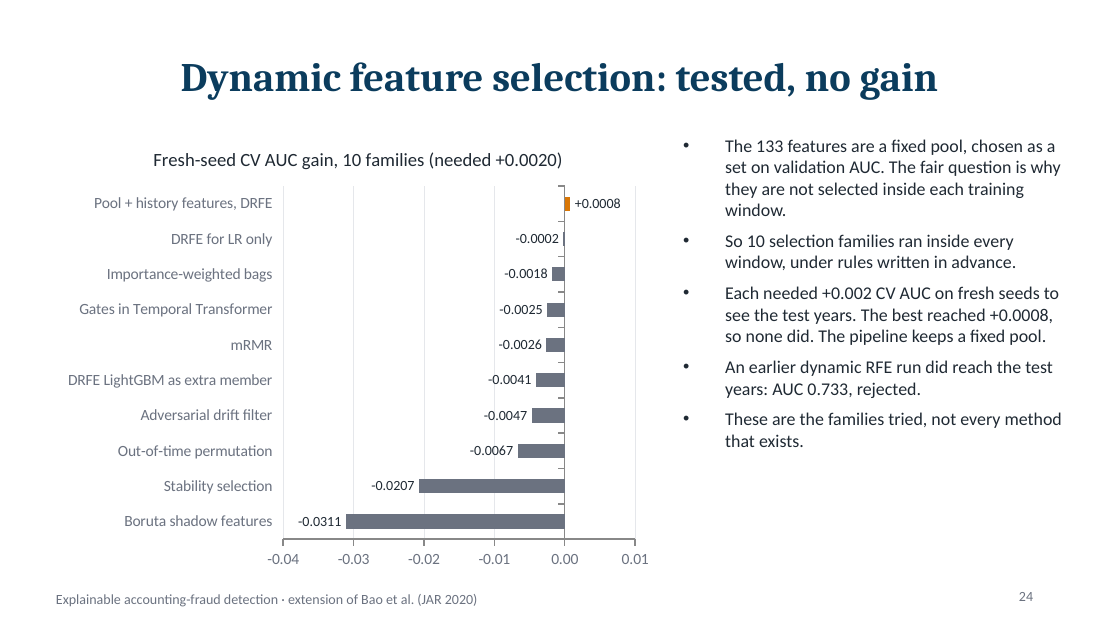
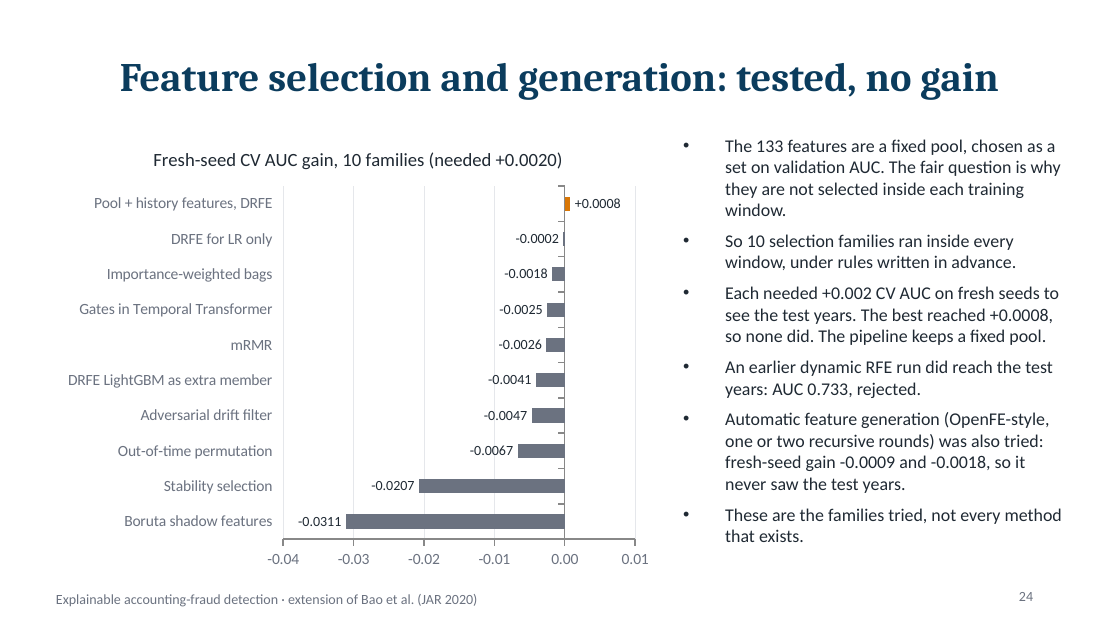
Before and after one commit to dhruv-37/Final-Year-Project-Minor, a slide deck: slide 24 of presentation/Fraud_Detection_Project.pptx. Drawn at 1120x630 pixels with LibreOffice and Linux fonts; fonts in the diff are those of the drawing. Boxes give left, top, right and bottom in pixels: in the first picture for what was removed or moved away, otherwise in the second. Text is boxed around its words. In the diff, an @@ line names an element or a change of style, - is before the commit and + after.

```diff
--- a/presentation/Fraud_Detection_Project.pptx
+++ b/presentation/Fraud_Detection_Project.pptx
@@ title at [120, 63, 998, 100]: text changed @@
-Dynamic feature selection: tested, no gain
+Feature selection and generation: tested, no gain
@@ text at [725, 412, 1050, 493]: paragraph added @@
+• Automatic feature generation (OpenFE-style, one or two recursive rounds) was also tried: fresh-seed gain -0.0009 and -0.0018, so it never saw the test years.
```
Also in this commit, not shown: 9 other files.
